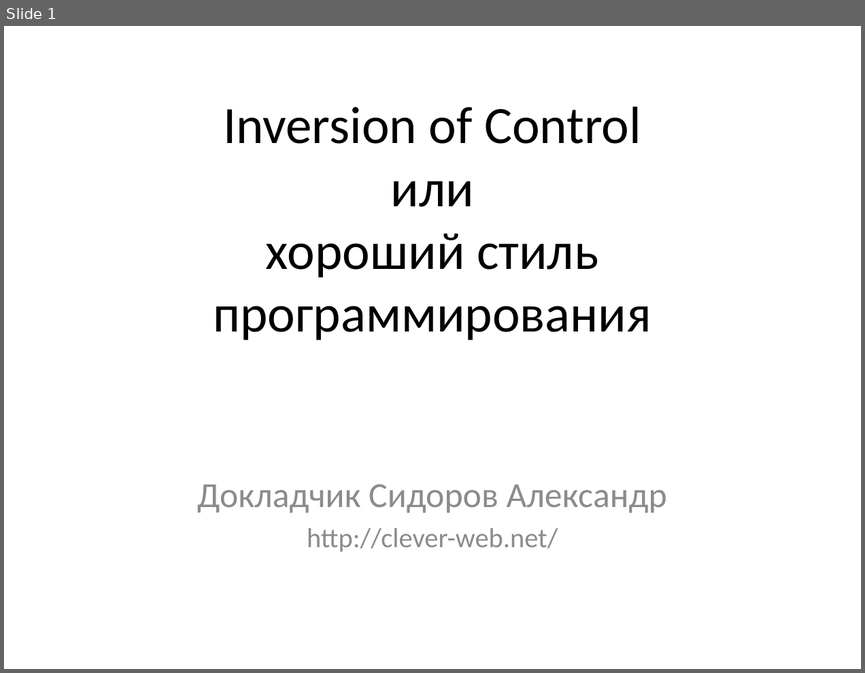
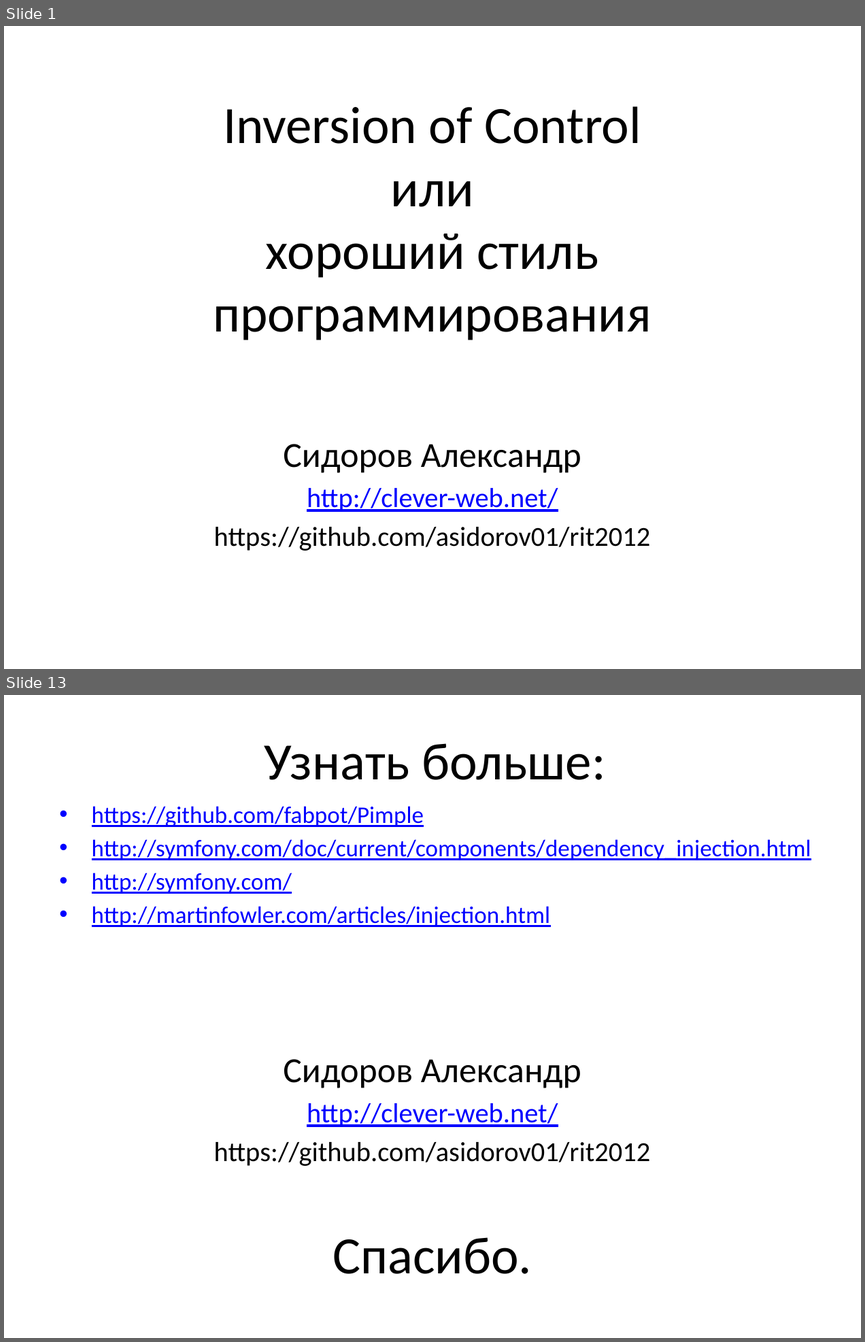
Before and after one commit to asidorov01/rit2012, a slide deck: Inversion of Control.pptx. Shown one above the other, each under a label of ours: slide 1 before the commit, slides 1 and 13 after it; the slides between them are not shown. The pictures are 865x673 and 865x1342 pixels, drawn with LibreOffice and Linux fonts; fonts in the diff are those of the drawing. Boxes give left, top, right and bottom in pixels: in the first picture for what was removed or moved away, otherwise in the second. Text is boxed around its words. In the diff, an @@ line names an element or a change of style, - is before the commit and + after.

```diff
--- a/Inversion of Control.pptx
+++ b/Inversion of Control.pptx
@@ slide 13 added at [4,695,861,1338], background #FFFFFF @@
@@ title added at [264,743,605,780], 44 pt, text #000000 @@
+Узнать больше:
@@ text added at [92,806,811,927], 20 pt, text #0000FF, underline @@
+• https://github.com/fabpot/Pimple
+• http://symfony.com/doc/current/components/dependency_injection.html
+• http://symfony.com/
+• http://martinfowler.com/articles/injection.html
@@ subtitle added at [214,1059,651,1166], 23.1 pt, text #000000 @@
+Сидоров Александр
+http://clever-web.net/
+https://github.com/asidorov01/rit2012
@@ text added at [332,1237,532,1274], 44 pt, text #000000 @@
+Спасибо.
@@ slide 1 changed as well @@
@@ subtitle "Сидоров Александр": place and size @@
-subtitle "Сидоров Александр" at [197,484,667,552]
+subtitle "Сидоров Александр" at [214,444,651,550]
@@ subtitle at [283,444,581,473]: text changed; text colour #8C8C8C to #000000 @@
-Докладчик Сидоров Александр
+Сидоров Александр
@@ subtitle at [307,488,558,512]: text colour #8C8C8C to #0000FF, underline on in "http://clever-web.net/" @@
@@ subtitle at [214,526,651,550]: paragraph added @@
+https://github.com/asidorov01/rit2012
```
Also in this commit, not shown: 6 other slides changed, 5 other slides added, 2 slides removed, 13 other files.
